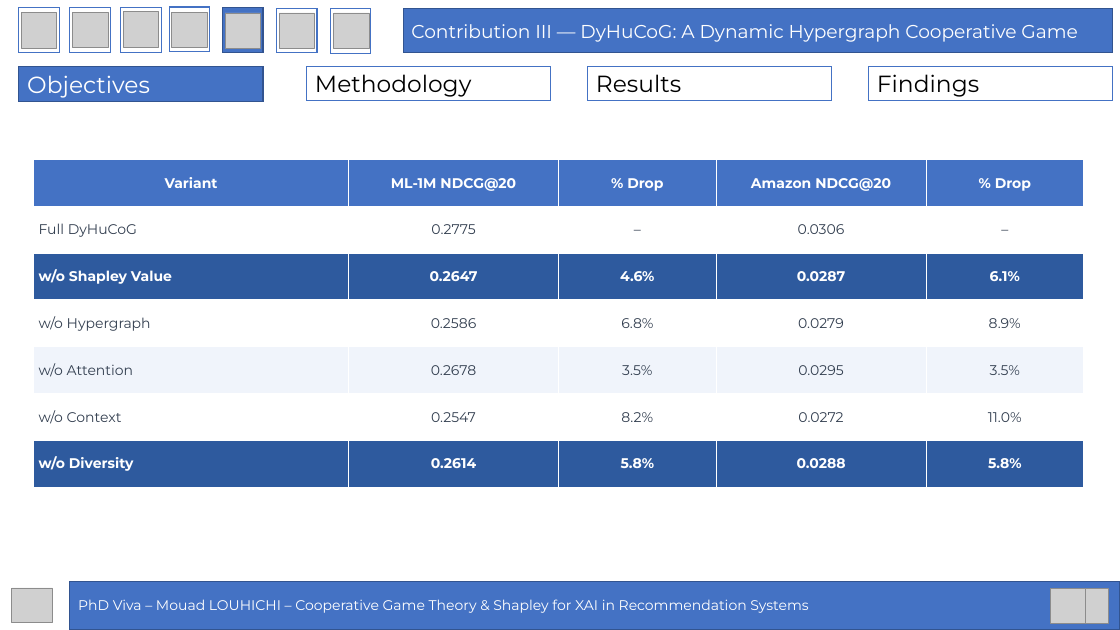
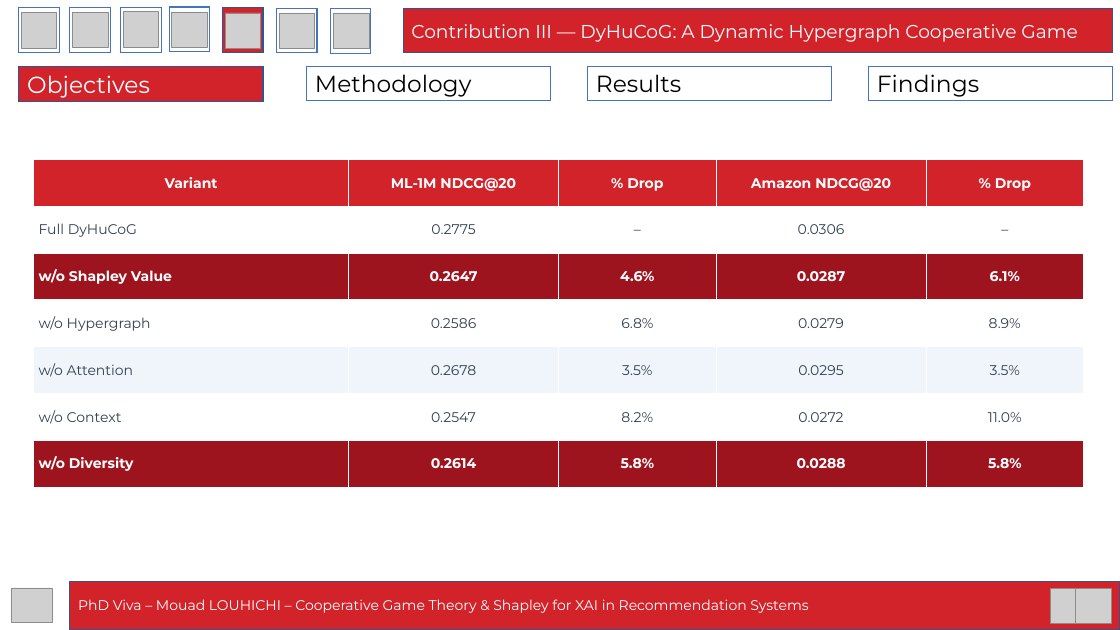
Before and after one commit to mouadlouhichi/phd-prep, a slide deck: slide 48 of viva/MOUAD_LOUHICHI_VIVA_40min.pptx. Drawn at 1120x630 pixels with LibreOffice and Linux fonts; fonts in the diff are those of the drawing; grey boxes stand for pictures. Boxes give left, top, right and bottom in pixels: in the first picture for what was removed or moved away, otherwise in the second. Text is boxed around its words. In the diff, an @@ line names an element or a change of style, - is before the commit and + after.

```diff
--- a/viva/MOUAD_LOUHICHI_VIVA_40min.pptx
+++ b/viva/MOUAD_LOUHICHI_VIVA_40min.pptx
@@ fill #4472C4 to #D2222A in 4 elements at bbox=[70, 581, 1120, 629], bbox=[403, 8, 1113, 53], bbox=[19, 67, 264, 102], bbox=[223, 8, 263, 52] @@
@@ table at bbox=[34, 160, 1085, 487] @@
@@ fill #4472C4 to #D2222A in row 1 @@
@@ fill #2E5A9E to #9E141E in 10 cells @@
@@ picture: place and size @@
-picture at bbox=[1073, 588, 1108, 623]
+picture at bbox=[1076, 588, 1112, 623]
```
Also in this commit, not shown: 58 other slides changed, 1 other file.
